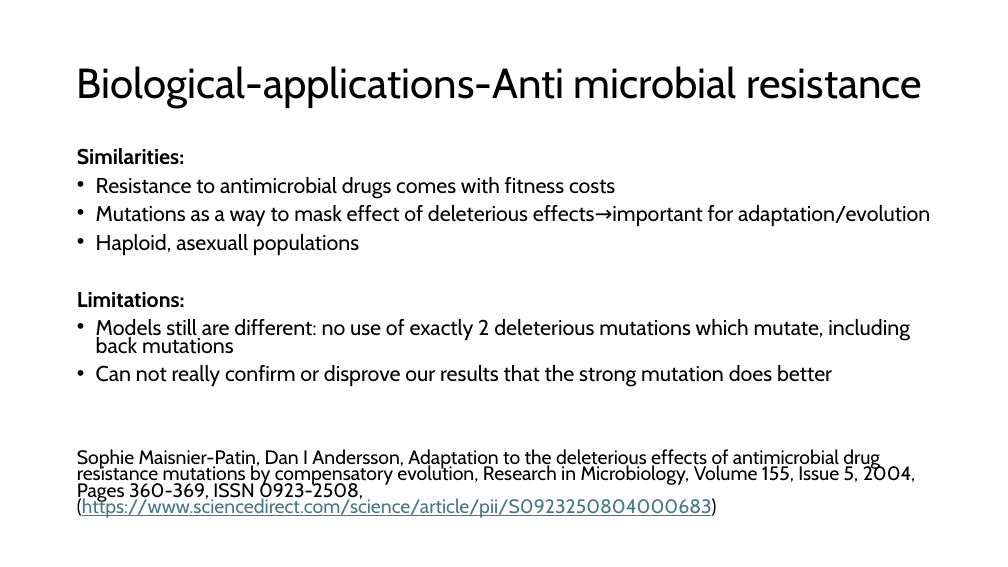
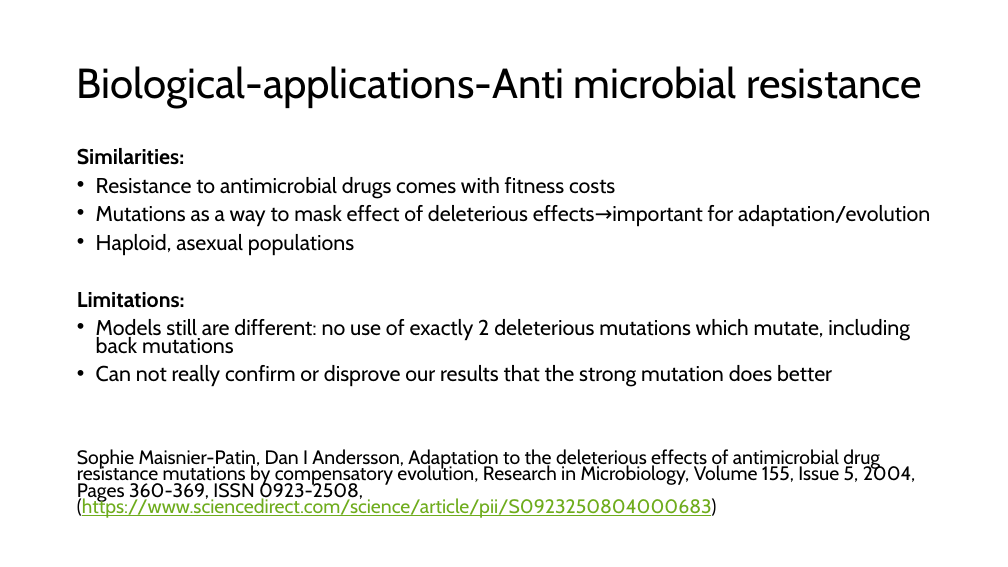
Before and after one commit to Julia-Eggenschwiler/THEEproject_Jaelle_Julia, a slide deck: slide 14 of THEE_project.pptx. Drawn at 1008x567 pixels with LibreOffice and Linux fonts; fonts in the diff are those of the drawing. Boxes give left, top, right and bottom in pixels: in the first picture for what was removed or moved away, otherwise in the second. Text is boxed around its words. In the diff, an @@ line names an element or a change of style, - is before the commit and + after.

```diff
--- a/THEE_project.pptx
+++ b/THEE_project.pptx
@@ text at box(96, 234, 354, 256): text changed @@
-• Haploid, asexuall populations
+• Haploid, asexual populations
@@ text at box(77, 449, 916, 518): text colour #467886 to #6EAC1C in "(https://www.sciencedirect.com/science/article/pii/S09232508 ..." @@
```
Also in this commit, not shown: 5 other slides changed, 2 other files.
